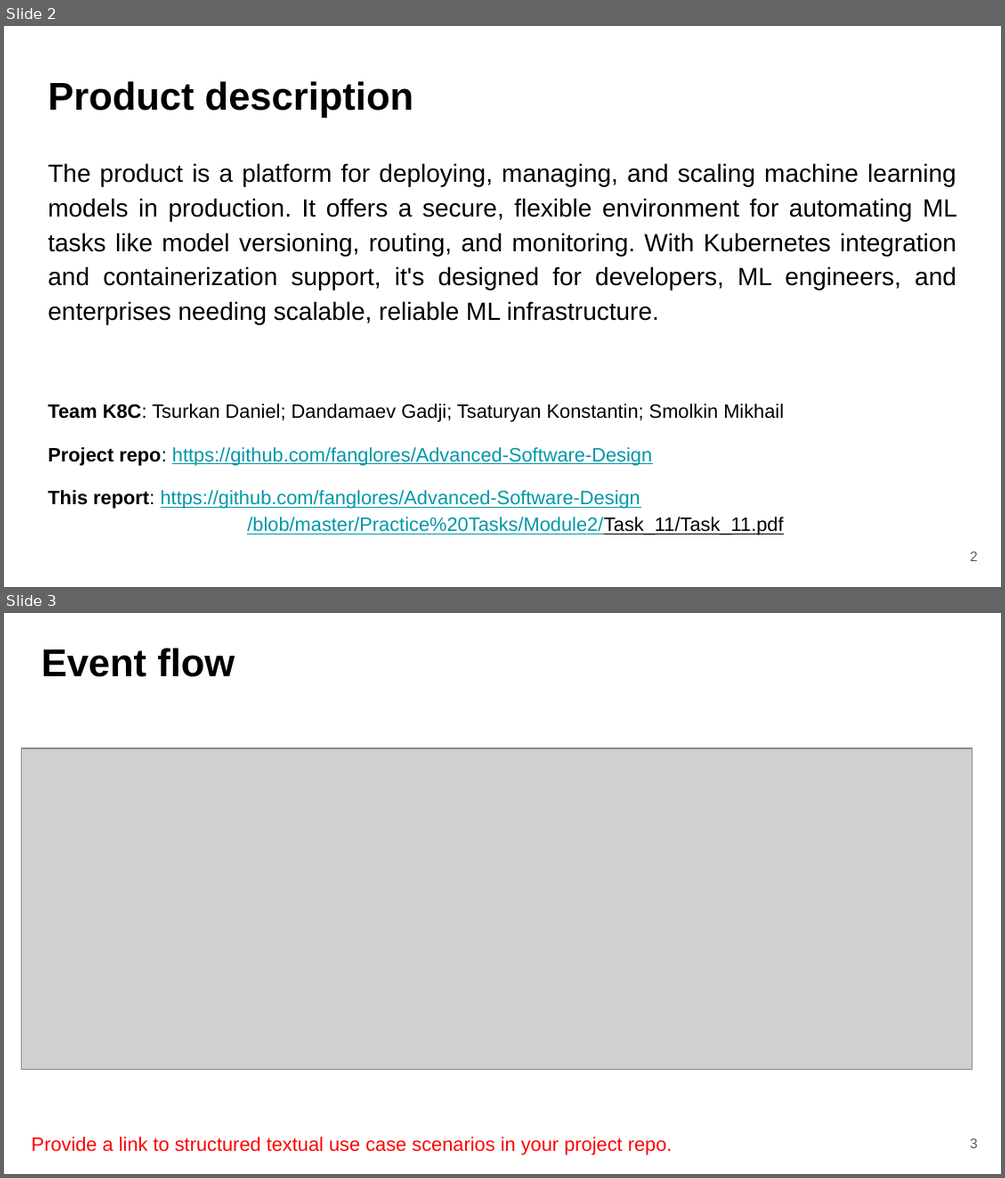
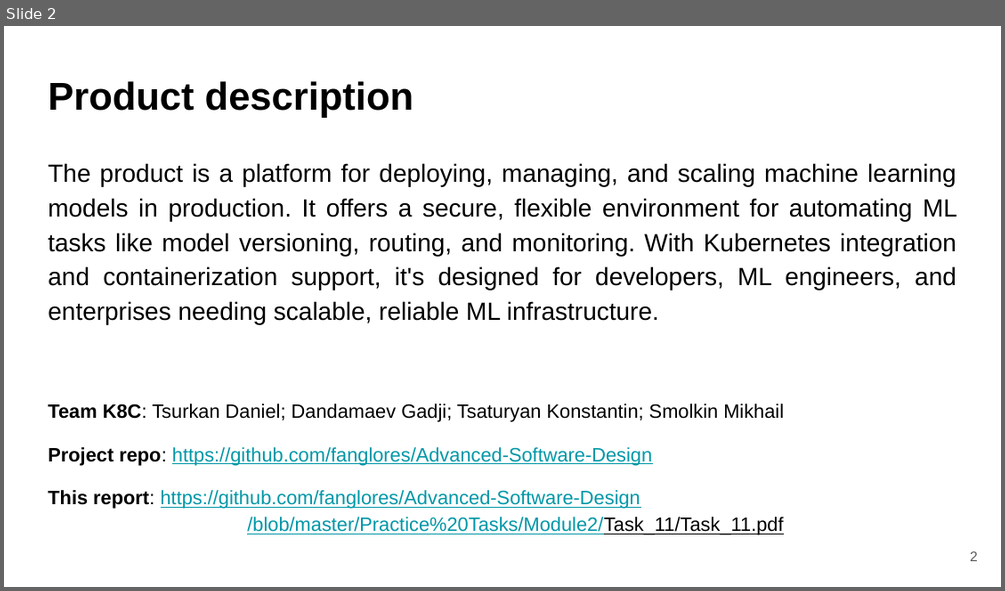
Before and after one commit to fanglores/Advanced-Software-Design, a slide deck: PracticeTasks/Module2/Task_11/Task_11.pptx. Shown one above the other, each under a label of ours: slides 2 and 3 before the commit, slide 2 after it. The pictures are 1005x1178 and 1005x591 pixels, drawn with LibreOffice and Linux fonts; fonts in the diff are those of the drawing; grey boxes stand for pictures. Boxes give left, top, right and bottom in pixels: in the first picture for what was removed or moved away, otherwise in the second. Text is boxed around its words. In the diff, an @@ line names an element or a change of style, - is before the commit and + after.

```diff
--- a/PracticeTasks/Module2/Task_11/Task_11.pptx
+++ b/PracticeTasks/Module2/Task_11/Task_11.pptx
@@ slide 3 removed at (4,613,1001,1174), background #FFFFFF @@
@@ title removed at (41,648,235,677) @@
-Event flow
@@ picture removed at (22,748,972,1070) @@
@@ text removed at (32,1136,672,1155) @@
-Provide a link to structured textual use case scenarios in your project repo.
@@ page number removed at (970,1138,978,1148) @@
-3
```
Also in this commit, not shown: 3 slides changed, 6 slides added, 1 other slide removed, 10 other files.
